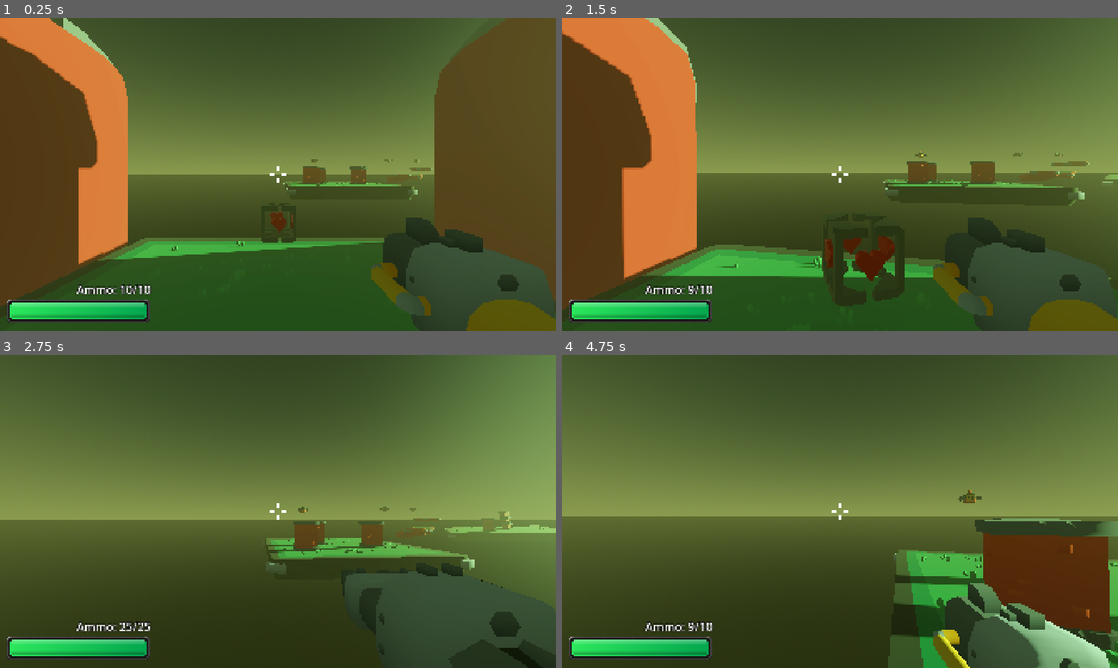
Above: before the commit, frames 1-4 (two rows, left to right).
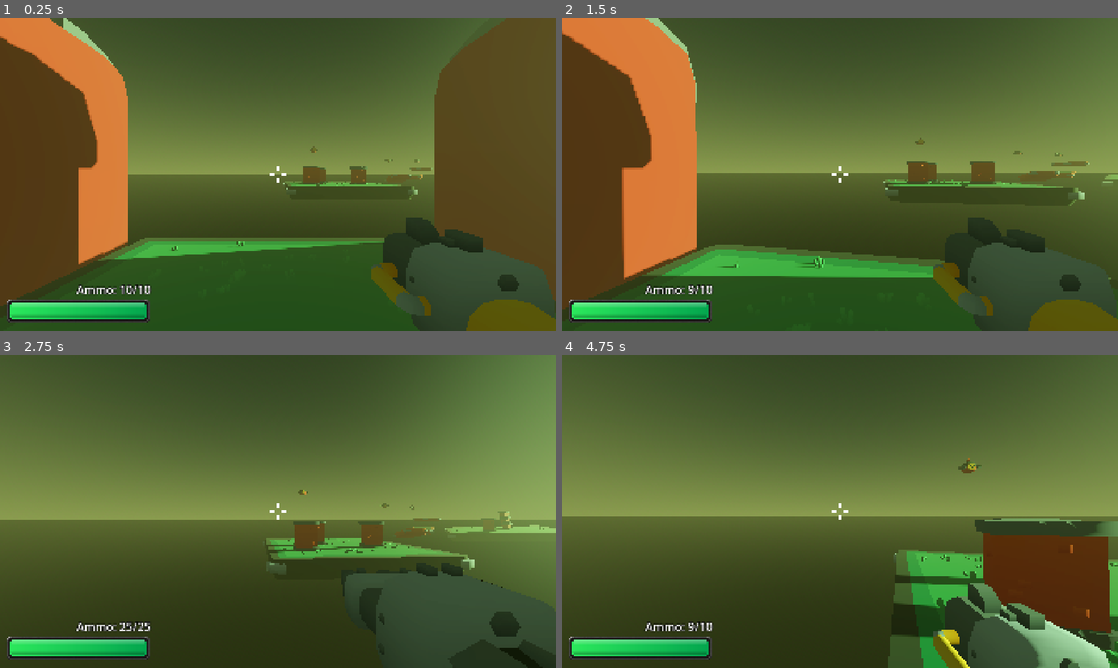
Above: after the commit, the same moments.

Repository: Stone-keep/3d_first_person_shooter
Game: Godot game, scene res://scenes/game.tscn
Two runs of this game, one before a commit and one after it. Both use one fixed random seed, a clock stepped at 60 frames per second and the inputs below. Sound files missing from this copy of the repository are replaced by a short silence.
Inputs (mouse positions are in pixels of both pictures, inside the frame that each line leads up to):
- Up to frame 1 (0.25 s): no input
- Up to frame 2 (1.5 s): move the mouse to (867, 174) at 0.52 s; press the mouse at (867, 174) at 0.53 s; hold W (forward) from 0.53 s (still down); tap Space (jump) at 0.77 s; move the mouse to (812, 174) at 1.27 s; release the mouse at (812, 174) at 1.28 s; tap Shift (run) at 1.35 s
- Up to frame 3 (2.75 s): keep holding W (forward); tap Space (jump) at 1.52 s; move the mouse to (289, 505) at 2.02 s; tap E (toggle_weapon) at 2.1 s
- Up to frame 4 (4.75 s): keep holding W (forward); move the mouse to (834, 517) at 2.77 s; click (834, 517) at 2.85 s; tap Space (jump) at 3.02, 3.77, 4.52 s; move the mouse to (878, 514) at 3.52 s; hold Shift (run) 3.53-4.28 s; move the mouse to (795, 508) at 4.27 s; tap E (toggle_weapon) at 4.35 s

The runs differ from the first frame. In frame 1, 0.3% of the frame differs, in the area x 47-58%, y 40-72%; in frame 2, 1.9%, in the area x 46-83%, y 38-92%; in frame 3, less than 0.1%; in frame 4, 0.2%.

Commit message:
Add enemy idle animation

Diff:
--- a/scenes/enemy.gd
+++ b/scenes/enemy.gd
@@ -19,15 +19,22 @@
 
 var current_barrel := 0
 var is_dying := false
+var starting_position: Vector3
+var starting_rotation: Vector3
+var is_idle := true
+var idle_tween: Tween
 
 func _ready() -> void:
 	for sprite in muzzleflash.get_children():
 		sprite.scale = Vector3.ZERO
 		sprite.modulate = Color(0.99, 0.0, 0.05, randf_range(0.6, 0.8))
 	enemy_name = enemy_names.pick_random()
+	starting_position = global_position
+	starting_rotation = rotation_degrees
+	idle_animation()
 
 func _physics_process(delta: float) -> void:
-	if not player or is_dying:
+	if is_dying or not player:
 		return
 	var target_dir = (player.enemy_target.global_position - global_position).normalized()
 	var current_dir = -global_transform.basis.z
@@ -35,6 +42,36 @@
 	look_at(global_transform.origin + new_dir, Vector3.UP)
 	rotation.z = 0.0
 	rotation.x = clamp(rotation.x, deg_to_rad(-45), deg_to_rad(45))
+
+func idle_animation():
+	if is_dying:
+		return
+	is_idle = true if not player else false
+	if is_idle:
+		var random_delay = randf_range(0.0, 2.5)
+		var random_distance = randf_range(0.5, 0.8)
+		var random_rotation = randf_range(25, 45)
+		await get_tree().create_timer(random_delay).timeout
+
+		if is_dying or player:
+			return
+
+		idle_tween = create_tween()
+		idle_tween.set_loops()
+		idle_tween.set_parallel(true)
+		idle_tween.tween_property(self, "position:y", starting_position.y + random_distance, 3.0)
+		idle_tween.tween_property(self, "rotation_degrees:y", starting_rotation.y + random_rotation, 3.0)
+		idle_tween.chain()
+		idle_tween.tween_property(self, "position:y", starting_position.y - random_distance, 3.0)
+		idle_tween.tween_property(self, "rotation_degrees:y", starting_rotation.y - random_rotation, 3.0)
+	else:
+		stop_idle_animation()
+
+func stop_idle_animation():
+	if idle_tween:
+		idle_tween.kill()
+		idle_tween = null
+
 
 func get_hit(hit_damage: int):
 	if is_dying:
@@ -92,12 +129,14 @@
 func _on_detection_range_body_entered(body: CharacterBody3D) -> void:
 	if body.is_in_group("player"):
 		player = body
+		stop_idle_animation()
 		shoot_timer.start()
 
 func _on_detection_range_body_exited(body: CharacterBody3D) -> void:
 	if body == player:
 		player = null
 		shoot_timer.stop()
+		idle_animation()
 
 func _on_shoot_timer_timeout() -> void:
 	if player and not is_dying:
--- a/scenes/game.tscn
+++ b/scenes/game.tscn
@@ -74,7 +74,7 @@
 transform = Transform3D(1, 0, 0, 0, 1, 0, 0, 0, 1, 0, 0.7786157, 6.012886)
 
 [node name="Enemy" parent="Characters" unique_id=14247012 instance=ExtResource("2_yqjtg")]
-transform = Transform3D(-0.99767476, 0, 0.06815454, 0, 1, 0, -0.06815454, 0, -0.99767476, 5.217706, 4.1668773, -23.487547)
+transform = Transform3D(-0.99767476, 0, 0.06815454, 0, 1, 0, -0.06815454, 0, -0.99767476, 5.217706, 5.7630057, -23.487547)
 
 [node name="Enemy2" parent="Characters" unique_id=1899125799 instance=ExtResource("2_yqjtg")]
 transform = Transform3D(-0.8195323, 0, -0.57303303, 0, 1, 0, 0.57303303, 0, -0.8195323, 27.718256, 4.8529997, -34.667343)
@@ -315,4 +315,7 @@
 [node name="Pickups" type="Node3D" parent="." unique_id=32930930]
 
 [node name="HeartPickup" parent="Pickups" unique_id=1418570969 instance=ExtResource("10_vtaks")]
-transform = Transform3D(1, 0, 0, 0, 1, 0, 0, 0, 1, 0, 0.8378602, 0)
+transform = Transform3D(1, 0, 0, 0, 1, 0, 0, 0, 1, 66.13222, 5.3160405, 9.345845)
+
+[node name="HeartPickup2" parent="Pickups" unique_id=1636430508 instance=ExtResource("10_vtaks")]
+transform = Transform3D(1, 0, 0, 0, 1, 0, 0, 0, 1, -10.71573, 2.8682668, 81.697914)
